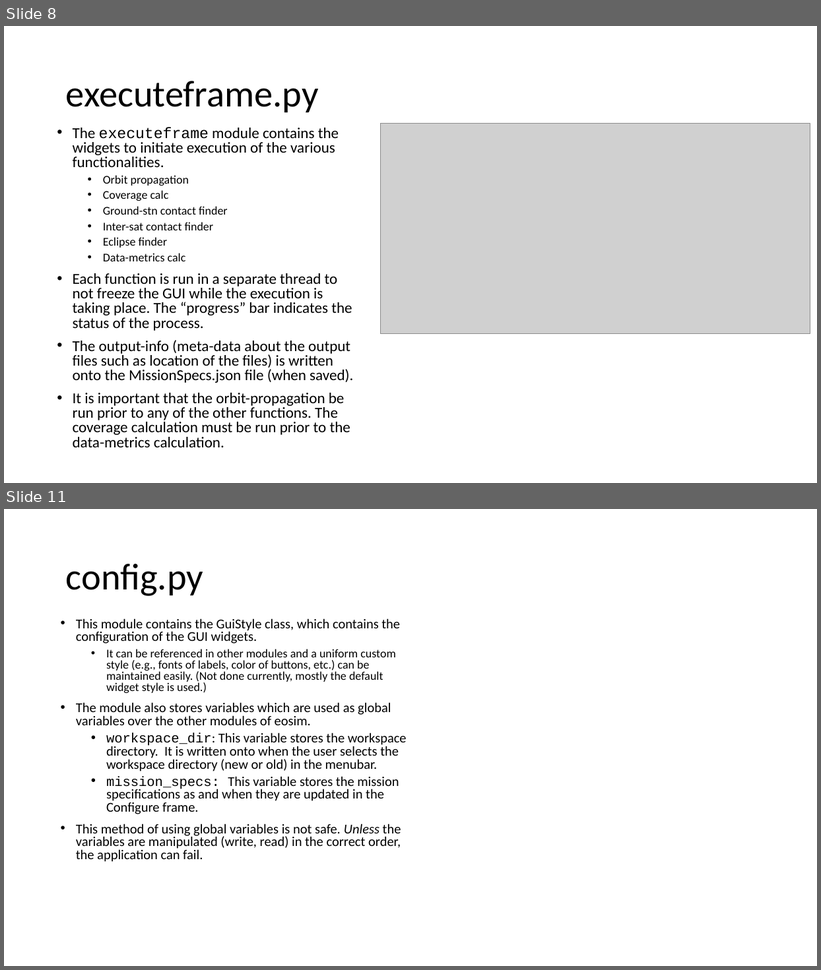
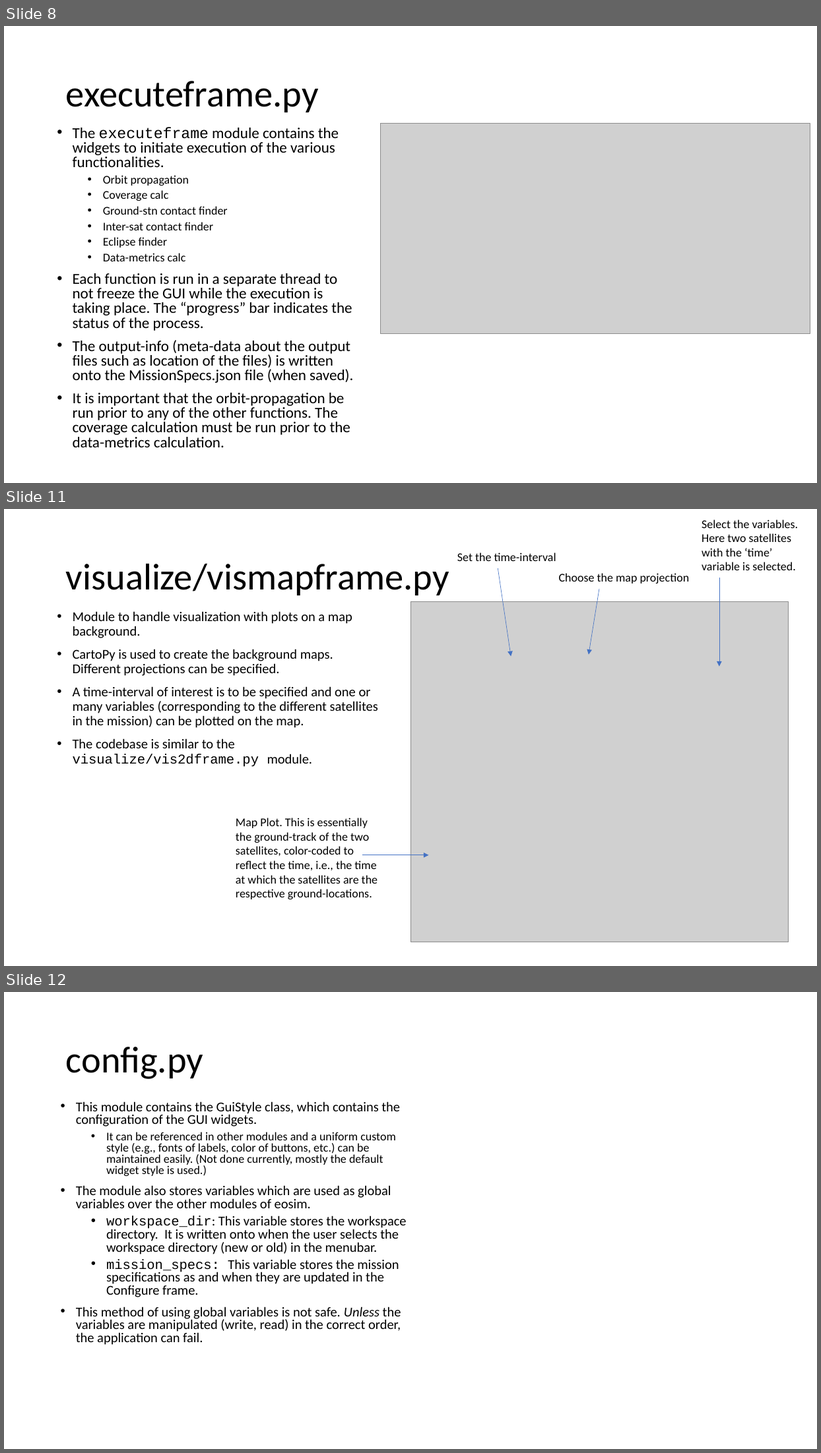
Before and after one commit to EarthObservationSimulator/eosim-gui, a slide deck: docs/codebase_description.pptx. Shown one above the other, each under a label of ours: slides 8 and 11 before the commit, slides 8, 11 and 12 after it; the slides between them are not shown. The pictures are 821x970 and 821x1453 pixels, drawn with LibreOffice and Linux fonts; fonts in the diff are those of the drawing; grey boxes stand for pictures. Boxes give left, top, right and bottom in pixels: in the first picture for what was removed or moved away, otherwise in the second. Text is boxed around its words. In the diff, an @@ line names an element or a change of style, - is before the commit and + after.

Commit message:
visualization on a map update and correction of xy visualization

```diff
--- a/docs/codebase_description.pptx
+++ b/docs/codebase_description.pptx
@@ slide 11 added at box(4, 509, 817, 966), background #FFFFFF @@
@@ text added at box(702, 520, 799, 570), 14 pt, text #000000 @@
+Select the variables. Here two satellites with the ‘time’ variable is selected.
@@ title added at box(66, 563, 450, 595), 44 pt, text #000000 @@
+visualize/vismapframe.py
@@ text added at box(457, 553, 556, 561), 14 pt, text #000000 @@
+Set the time-interval
@@ arrow added from (498, 568) to (511, 657), #4472C4 0.5 pt @@
@@ text added at box(559, 573, 690, 584), 14 pt, text #000000 @@
+Choose the map projection
@@ arrow added from (719, 578) to (719, 666), #4472C4 0.5 pt @@
@@ picture added at box(411, 601, 789, 942) @@
@@ arrow added from (599, 589) to (589, 655), #4472C4 0.5 pt @@
@@ text added at box(73, 611, 378, 767), 16 pt, text #000000 @@
+• Module to handle visualization with plots on a map background.
+• CartoPy is used to create the background maps. Different projections can be specified.
+• A time-interval of interest is to be specified and one or many variables (corresponding to the different satellites in the mission) can be plotted on the map.
+• The codebase is similar to the visualize/vis2dframe.py module.
@@ text added at box(236, 818, 378, 900), 14 pt, text #000000 @@
+Map Plot. This is essentially the ground-track of the two satellites, color-coded to reflect the time, i.e., the time at which the satellites are the respective ground-locations.
@@ arrow added from (362, 855) to (429, 855), #4472C4 0.5 pt @@
@@ what was slide 11 is now slide 12 @@
```
Also in this commit, not shown: 2 slides changed, 2 other files.
